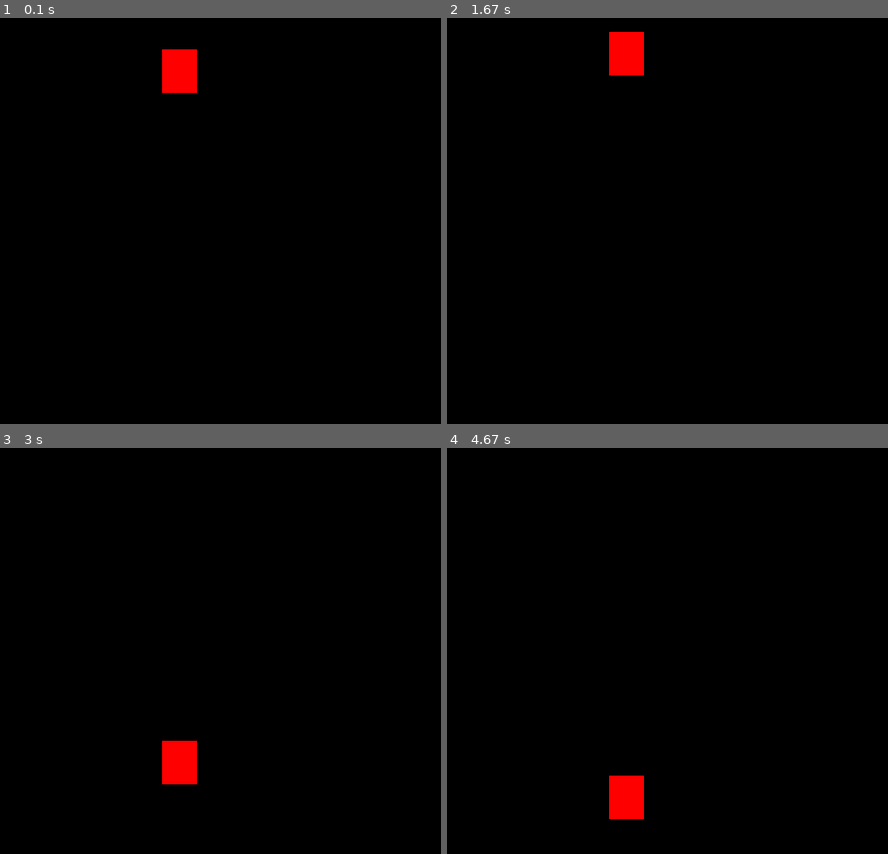
Above: before the commit, frames 1-4 (two rows, left to right).
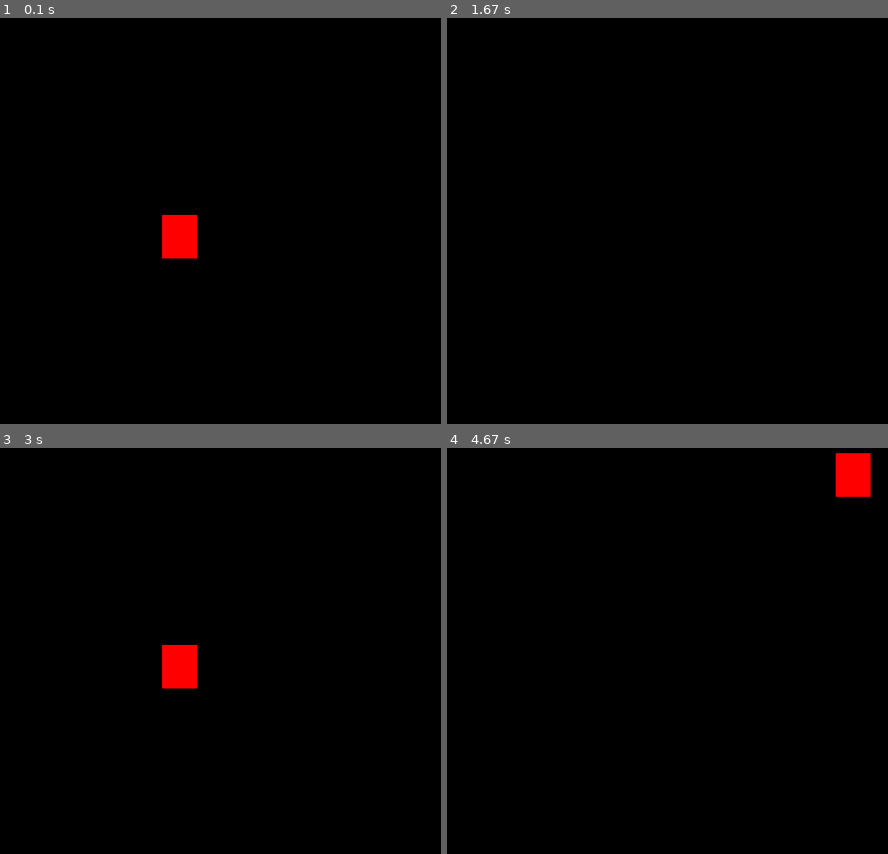
Above: after the commit, the same moments.

Repository: JackDev085/Jogo-da-cobrinha---PYTHON
Game: pygame game, started from pygames.py
The game is run twice, just before and just after one commit, with the same random seed, the same clock (stepped at 60 frames per second) and the same inputs.
Inputs:
- Up to frame 1 (0.1 s): no input
- Up to frame 2 (1.67 s): hold D 0.33-0.8 s; hold W 0.83-1.13 s; hold D 1.17-1.63 s
- Up to frame 3 (3 s): hold A 1.67-2.2 s; hold S 2.23-2.53 s; hold A 2.57-2.97 s
- Up to frame 4 (4.67 s): hold W 3-3.37 s; hold D 3.4-4.03 s; hold A from 4.47 s (still down)

The runs differ from the first frame. In frame 1, 1.7% of the frame differs, in the area x 36-45%, y 7-60%; in frame 2, 0.8%; in frame 3, 1.7%; in frame 4, 1.7%.

Commit message:
Adicionando movimento ao objeto

Diff:
--- a/pygames.py
+++ b/pygames.py
@@ -9,18 +9,21 @@
 largura = 640
 altura = 480
 x=largura/2
-y=0
+y=altura/2
 #criando a tela de exibição do jogo parametrizado por largura e altura
 tela = pygame.display.set_mode((largura,altura))
 #Renomeando o nome da janela que exibirá o jogo
 pygame.display.set_caption('Jogo')
-
+#Adiciondo um "Relógio" que vai ser usado como
+#tempo do jogo
 relogio = pygame.time.Clock()
 
 
 #Loop principal do jogo para que ele possa continuar
 while True:
-    relogio.tick(120)
+    #Adiciona o tempo de velocidade do jogo
+    relogio.tick(30)
+    #Preenche toda a tela com a cor especificada
     tela.fill((0,0,0))
     #Para cada evento que acontecer no jogo
     for event in pygame.event.get():
@@ -28,12 +31,32 @@
         if event.type == QUIT:
             pygame.quit()
             exit()
-            #Criando um retângulo no jogo
-                    #Tela / Cor do objeto / posição do objeto + especificações
+            """
+            #Movimentações de objetos
+        if event.type == KEYDOWN:
+            if event.key == K_a:
+                x = x - 20
+            if event.key == K_d:
+                x = x + 20
+            if event.key == K_w:
+                y = y - 20
+            if event.key == K_s:
+                y = y + 20
+                """
+    #Movimentando o objeto de forma constante
+    #utilizando as teclas
+    if pygame.key.get_pressed()[K_a]:
+        x = x - 20
+    if pygame.key.get_pressed()[K_d]:
+        x = x + 20
+    if pygame.key.get_pressed()[K_s]:
+        y = y + 20
+    if pygame.key.get_pressed()[K_w]:
+        y = y - 20
+    # Criando um retângulo no jogo
+    # Tela / Cor do objeto / posição do objeto + especificações
     pygame.draw.rect(tela,(255,0,0),(x,y,40,50))
-    if y>= altura:
-        y=0
-    y=y+5
+
             #Criando um circulo no jogo
     """
                # Tela / Cor do objeto / posição do objeto + raio
